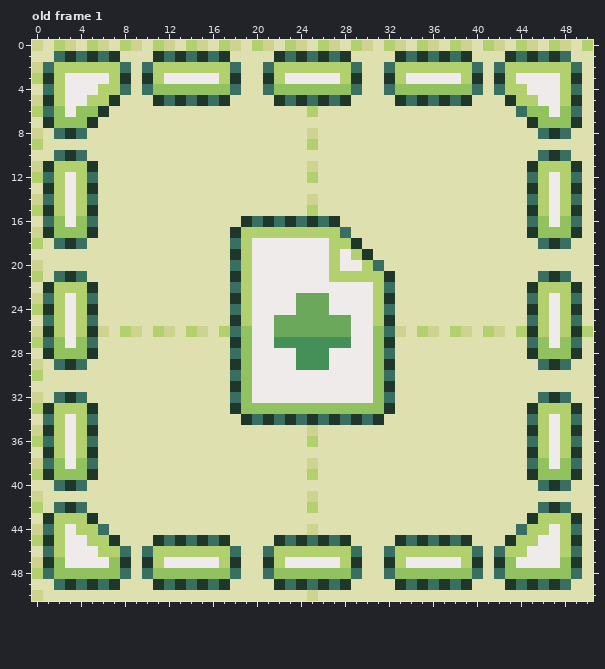
One commit to this pixel-art file: Sprites/UI/patch_add_file.aseprite. The first picture shows the starting point.
51x51 pixels, 2 frames. Shown: old frame 1. The commit also changed other frames, which this record leaves out.
And afterwards:
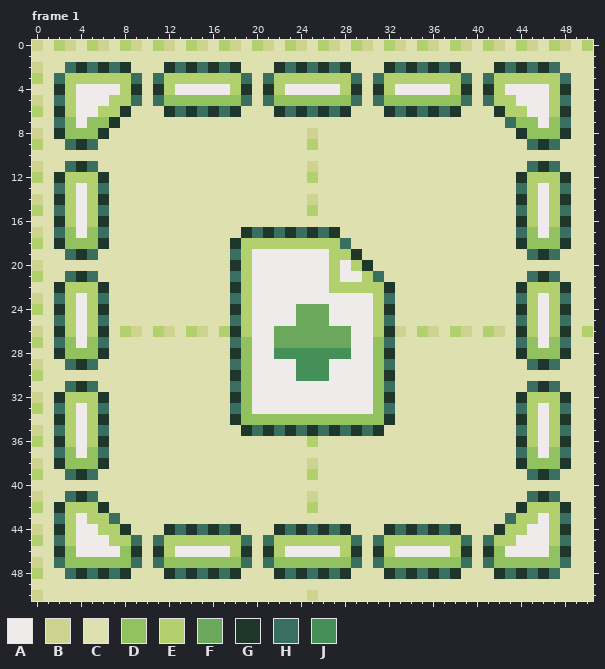
Palette (. is transparent): A #f0ebeb  B #ced48f  C #dfe0b0  D #92c15f  E #b2d06e  F #6ca85c  G #1e372a  H #386f61  J #458f58
A new or re-ordered frame is compared with the old frame closest to it.
Change:
frames 2 -> 3
Changed rows in their new state; - is an unchanged pixel.
Frame 1 is new; against old frame 1, layers "Border", "File Icon":
first column x 1:
 1 -CCCCCC---CCCCCCC----CCCCCCC----CCCCCCC---CCCCCC-
 2 CCHGHGHG-CCGHGHGHG--CGHGHGHGC--GHGHGHGCC-GHGHGHCC
 3 CHEEEE-EHCHEEEEE-EH-H-EEEEE-H-HE-EEEEEHCHE-EEEEHC
 4 CGE--AAEGCGEAAAAAEG-GEAAAAAEG-GEAAAAAEGCGEAA--EGC
 5 CHE-AAEEH-HDDDDDDDH-HDDDDDDDH-HDDDDDDDH-HEEAA-EHC
 6 CGEAAEEG---GHGHGHG---GHGHGHG---GHGHGHG---GEEAAEGC
 7 CH-ADDG-----------------------------------HDDA-HC
 8 -GDDDG-------------------------------------GDDDG-
 9 --HGH---------------------------------------HGH--
10 -CCC-----------------------------------------CCC-
11 CCHGH---------------------------------------HGHCC
12 CGE-EG-------------------------------------GE-EGC
13 CHEAEH-------------------------------------HEAEHC
14 CGEAEG-------------------------------------GEAEGC
15 CHEAEH-------------------------------------HEAEHC
16 CGEAEG------------CCCCCCCCC----------------GEAEGC
17 CH-ADH-----------CGHGHGHGHGC---------------HDA-HC
18 -GDDDG-----------G-EEEEEEE-HC--------------GDDDG-
19 --HGH------------H---------EGC--------------HGH--
20 -----------------G----------EGC------------------
21 -CHGH------------H---------AA-HC------------HGHC-
22 CG--EG-----------G--------EEEE-G-----------GE--GC
23 CHEAEH-----------H-----AAA-----H-----------HEAEHC
24 CGEAEG-----------G-------------G-----------GEAEGC
25 CHEAEH-----------H---AA---AA---H-----------HEAEHC
26 CGEAEG-----------GE-----------EG-----------GEAEGC
27 CHDADH-----------H---FFFFFFF---H-----------HDADHC
28 CG--DG-----------G---JJ---JJ---G-----------GD--GC
29 -CHGH------------H-------------H------------HGHC-
30 -----------------G-----JJJ-----G-----------------
31 --HGH------------H-------------H------------HGH--
32 -GEEEG-----------G-------------G-----------GEEEG-
33 CH-AEH-----------H-AAAAAAAAAAA-H-----------HEA-HC
34 CGEAEG-----------GDDDDDDDDDDDDDG-----------GEAEGC
35 CHEAEH------------GHGHGHGHGHGHG------------HEAEHC
36 CGEAEG-------------------------------------GEAEGC
37 CHDADH-------------------------------------HDADHC
38 CGD-DG-------------------------------------GD-DGC
39 CCHGH---------------------------------------HGHCC
40 -CCC-----------------------------------------CCC-
41 --HGH---------------------------------------HGH--
42 -GEEEG-------------------------------------GEEEG-
43 CH-AEEH-----------------------------------HEEA-HC
44 CGEAAEEG---GHGHGHG---GHGHGHG---GHGHGHG---GEEAAEGC
45 CHE-AAEEH-HEEEEEEEH-HEEEEEEEH-HEEEEEEEH-HEEAA-EHC
46 CGD--AADGCG-AAAAAEG-G-AAAAA-G-GEAAAAA-GCGDAA--DGC
47 CHDDDD-DHCHDDDDDDDH-HDDDDDDDH-HDDDDDDDHCHD-DDDDHC
48 CCHGHGHG-CCGHGHGHG--CGHGHGHGC--GHGHGHGCC-GHGHGHCC
49 -CCCCCC---CCCCCCC----CCCCCCC----CCCCCCC---CCCCCC-
Pixel boxes of the changes (left, top, right, bottom) in both pictures:
changed: (43, 51, 582, 590)
